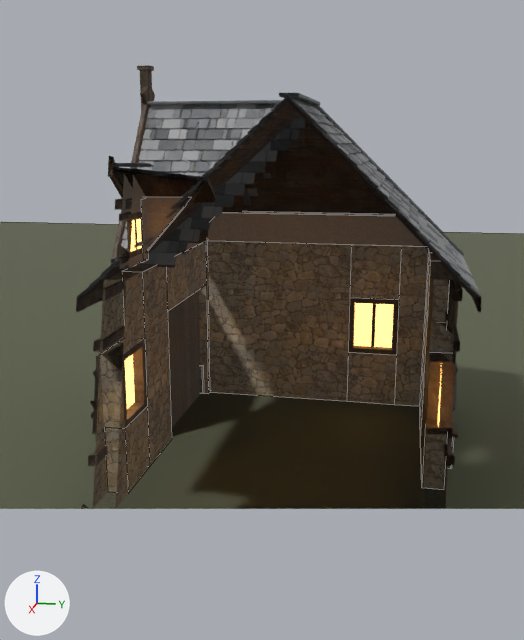
Two versions of the Blender file GameClient/ArtSource/Silverbrook/Workshop/SilverbrookWorkshop.blend, one commit apart.
Camera for both pictures: a 50 mm lens placed at (10.53, 1.71, 4.74), pointed at (0.27, -0.34, 2.18). Arrows for +X, +Y and +Z are at lower left; the lights stay in place. The first picture is the older version. Mesh edges are drawn as thin lines on the coarser meshes. Everything nearer to the camera than a plane just in front of the edit is cut away.

Names of what the first picture shows: 'Ground', 'SM_SBWorkshop_Details', 'SM_SBWorkshop_Door1', 'SM_SBWorkshop_Door2', 'SM_SBWorkshop_Masonry', 'SM_SBWorkshop_Plaster', 'SM_SBWorkshop_Roof', 'SM_SBWorkshop_Timber'.
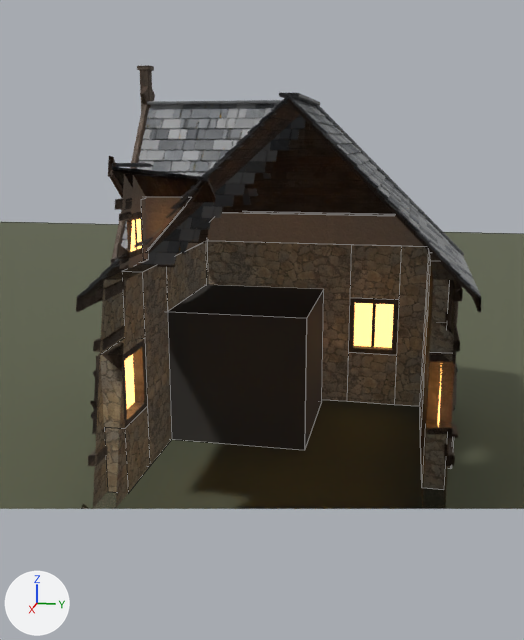
Where the change shows, as pixel boxes [x1, y1, x2, y2] in the pictures (524 x 640 px):
'SM_SBWorkshop_EntryRooms', added: after [168, 285, 324, 450]
'SM_SBWorkshop_Door1', unchanged, covered by the edit: before [180, 290, 201, 414]
'SM_SBWorkshop_Door2', unchanged, covered by the edit: before [168, 303, 183, 428]

What changed in the scene script:
```text
Add mat_sb_entryroom:
    mat_sb_entryroom = principled_material('SB_EntryRoom')
    mat_sb_entryroom.base_color = (0.05, 0.045, 0.04)  # dark grey #3f3c38
    mat_sb_entryroom.roughness = 0.95
Add me_sm_sbworkshop_entryrooms:
    me_sm_sbworkshop_entryrooms.from_pydata([(-2.34, 0.28, 0.0), (-0.09, 0.28, 0.0), (-0.09, 0.28, 2.15), (-2.34, 0.28, 2.15), (-2.34, -2.06, 0.0), (-2.34, 0.28, 0.0), (-2.34, 0.28, 2.15), (-2.34, -2.06, 2.15), (-0.1, -2.06, 2.15), (-0.09, 0.28, 2.15), (-0.09, 0.28, 0.0), (-0.1, -2.06, 0.0), (-2.34, -2.06, 0.0), (-0.1, -2.06, 0.0), (-0.09, 0.28, 0.0), (-2.34, 0.28, 0.0), (-2.34, 0.28, 2.15), (-0.09, 0.28, 2.15), (-0.1, -2.06, 2.15), (-2.34, -2.06, 2.15)], [], [(0, 1, 2, 3), (4, 5, 6, 7), (8, 9, 10, 11), (12, 13, 14, 15), (16, 17, 18, 19)])
    me_sm_sbworkshop_entryrooms.materials.append(mat_sb_entryroom)  # dark grey #3f3c38
Add ob_sm_sbworkshop_entryrooms:
    ob_sm_sbworkshop_entryrooms = bpy.data.objects.new('SM_SBWorkshop_EntryRooms', me_sm_sbworkshop_entryrooms)
    ob_sm_sbworkshop_entryrooms.location = (0.0, 0.0, 0.0)
```
